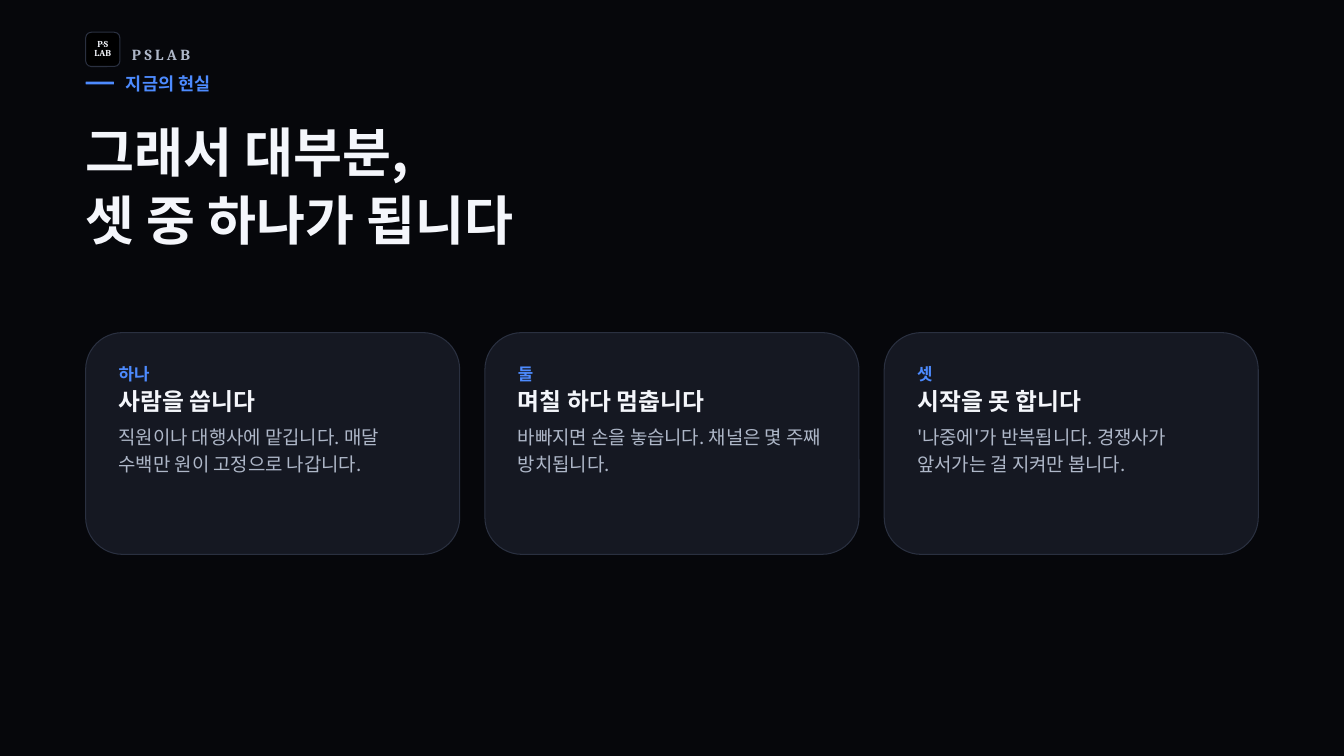
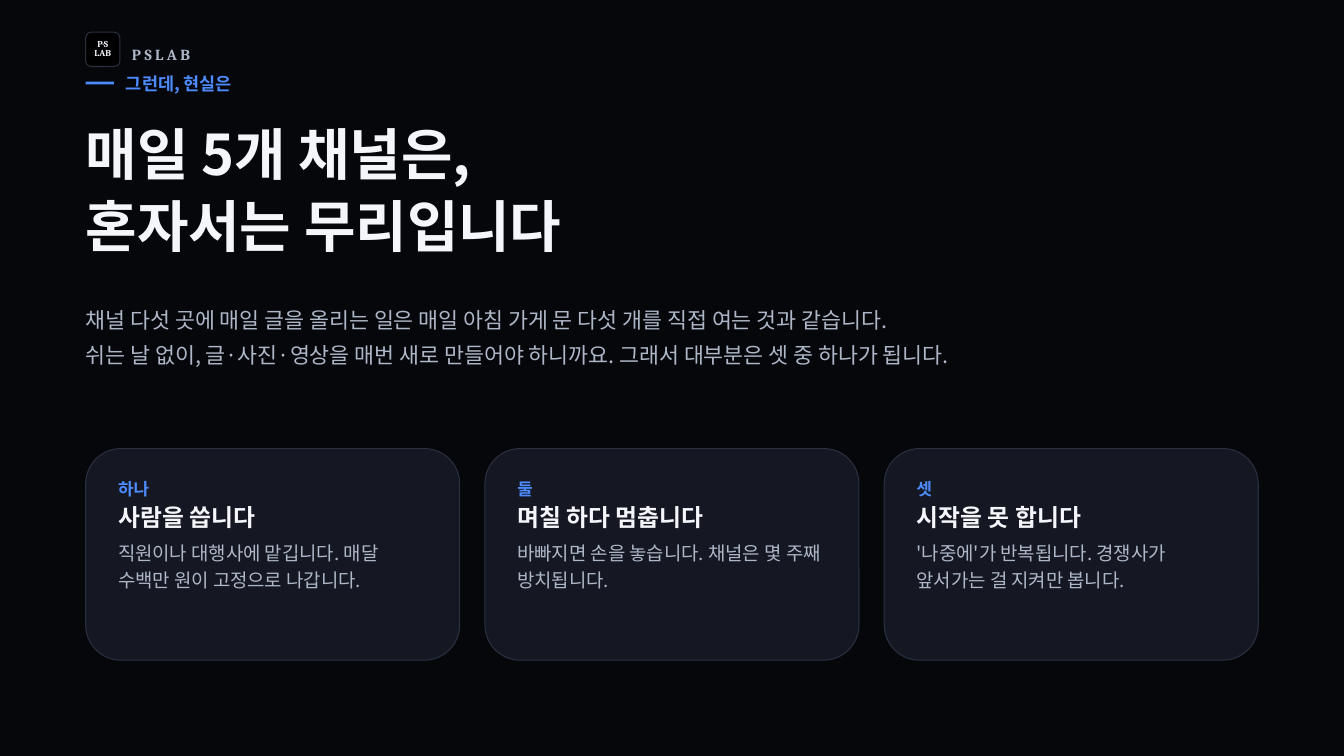
Before and after one commit to leejiho-pslab/pslab, a slide deck: slide 3 of deliverables/PSLAB-SNS-automation-proposal.pptx (slide 4 before the commit). Drawn at 1344x756 pixels with LibreOffice and Linux fonts; fonts in the diff are those of the drawing. Boxes give left, top, right and bottom in pixels: in the first picture for what was removed or moved away, otherwise in the second. Text is boxed around its words. In the diff, an @@ line names an element or a change of style, - is before the commit and + after.

```diff
--- a/deliverables/PSLAB-SNS-automation-proposal.pptx
+++ b/deliverables/PSLAB-SNS-automation-proposal.pptx
@@ text at (x1=126, y1=75, x2=232, y2=94): text changed @@
-지금의 현실
+그런데, 현실은
@@ text at (x1=86, y1=128, x2=561, y2=252): text changed; size 38 to 40 pt @@
-그래서 대부분,
-셋 중 하나가 됩니다
+매일 5개 채널은,
+혼자서는 무리입니다
@@ text added at (x1=86, y1=310, x2=949, y2=367), 15.5 pt, text #AEB7C8 @@
+채널 다섯 곳에 매일 글을 올리는 일은 매일 아침 가게 문 다섯 개를 직접 여는 것과 같습니다.
+쉬는 날 없이, 글·사진·영상을 매번 새로 만들어야 하니까요. 그래서 대부분은 셋 중 하나가 됩니다.
@@ rounded rectangle "하나" resized from (x1=86, y1=333, x2=460, y2=555) to (x1=86, y1=449, x2=460, y2=660) @@
@@ rounded rectangle "둘" resized from (x1=485, y1=333, x2=859, y2=555) to (x1=485, y1=449, x2=859, y2=660) @@
@@ rounded rectangle "셋" resized from (x1=884, y1=333, x2=1258, y2=555) to (x1=884, y1=449, x2=1258, y2=660) @@
```
Also in this commit, not shown: 1 other slide changed, 1 slide removed.
